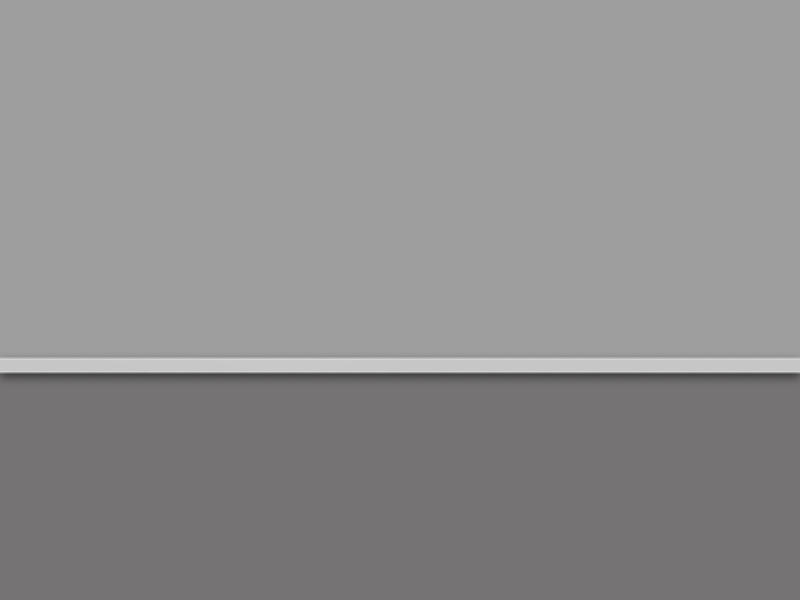
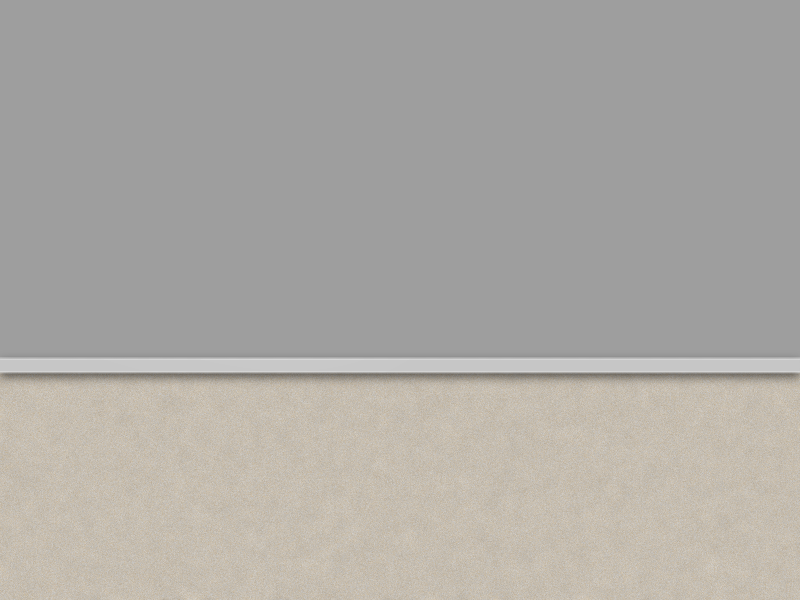
Layers edited between the first and the second 800px x 600px image:
added layer "Background copy" above "Background" over [0, 371, 800, 600]
painted on "Background" over [0, 371, 800, 600]
